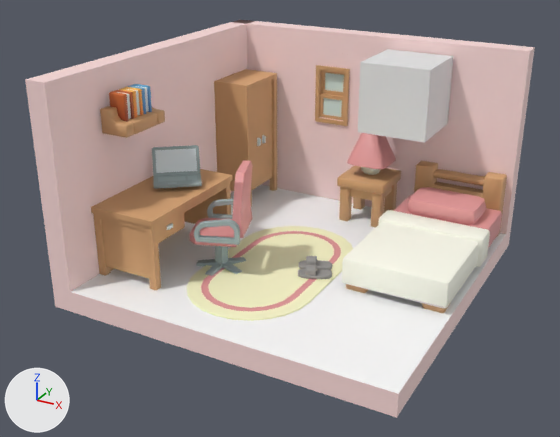
An edit to the glTF model assets/models/room_template.glb, drawn before and after from the same camera.
One viewpoint serves both versions: a 50 mm lens placed at (4.46, -8.69, 5.13), pointed at (-0.13, -0.34, 0.95). The lights are fixed; the arrows at lower left show +X, +Y and +Z. The first picture is the older version. Where no turn or scale is listed for an object, it has been applied to the vertices.

Names of what the first picture shows: 'Cube', 'RoomBase', 'bed_single_A', 'book_set.002', 'bookcaseClosedDoors', 'chair', 'desk', 'lamp_table', 'laptop', 'rugRounded', 'table_small', 'wallWindowSlide' and 8 more.
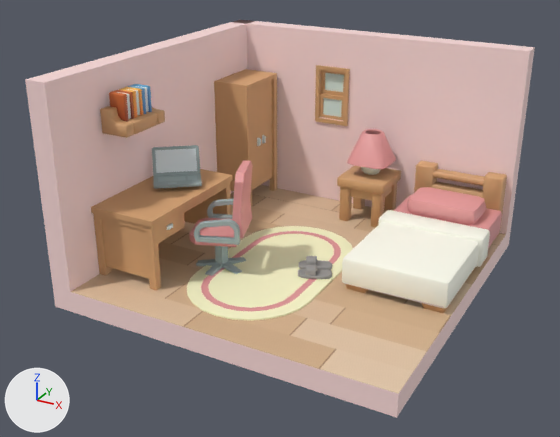
Changed parts and their boxes (x1, y1, x2, y2) in the pictures (560 x 437 px):
'RoomBase', surface changed (white to beige): (67, 37, 508, 397) in both
'Cube', deleted: before (358, 49, 453, 143)

The edits, one by one:
Picture 'parquet_floor_texture' (img_parquet_floor_texture) is new.
In material 'Floor_Wood' (mat_floor_wood), base_color is no longer (1.0, 1.0, 1.0), white #ffffff.
In material 'Floor_Wood' (mat_floor_wood), texture is now set to img_parquet_floor_texture.
In material 'Floor_Wood' (mat_floor_wood), roughness goes from 0.5 to 0.65.
Object 'Cube' (ob_cube) is deleted.
